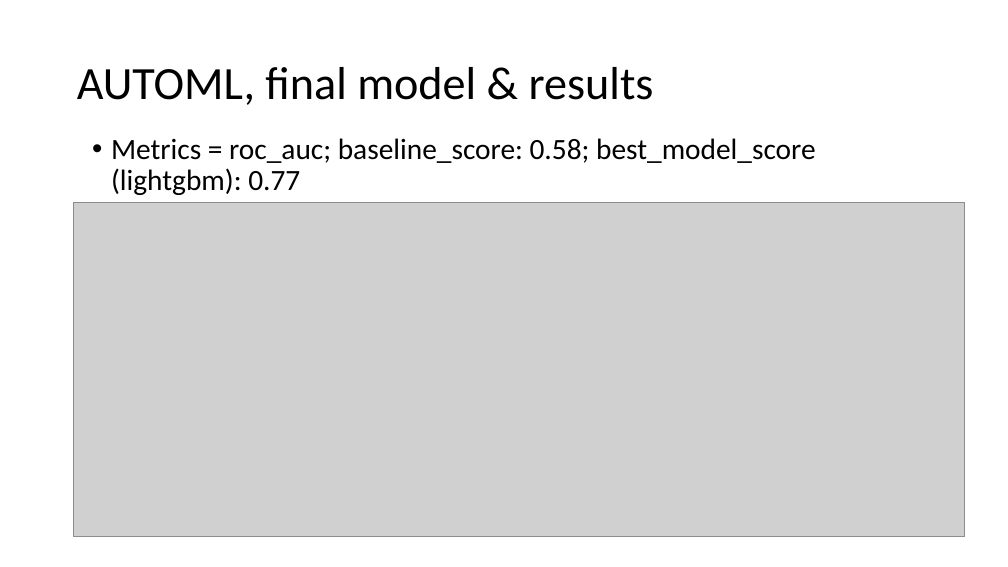
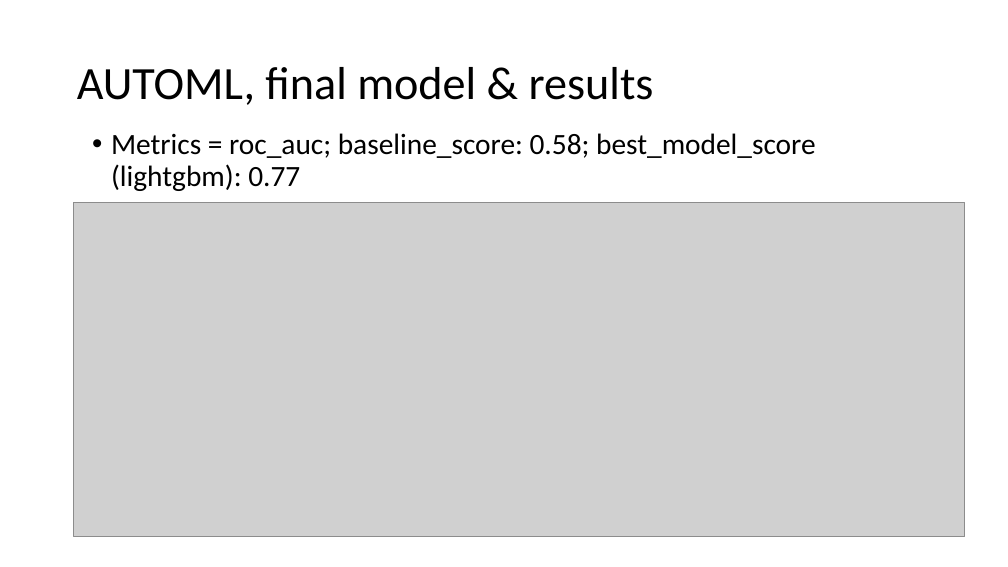
Before and after one commit to theochavannes/home-insurance, a slide deck: slide 7 of Home Insurance dataset case study.pptx. Drawn at 1008x567 pixels with LibreOffice and Linux fonts; fonts in the diff are those of the drawing; grey boxes stand for pictures. Boxes give left, top, right and bottom in pixels: in the first picture for what was removed or moved away, otherwise in the second. Text is boxed around its words. In the diff, an @@ line names an element or a change of style, - is before the commit and + after.

```diff
--- a/Home Insurance dataset case study.pptx
+++ b/Home Insurance dataset case study.pptx
@@ text "Metrics = roc_auc; baseline_score: 0.58; ..." moved from (x1=111, y1=138, x2=816, y2=195) to (x1=111, y1=133, x2=816, y2=191) @@
```
Also in this commit, not shown: 6 other slides changed, 2 slides added, 6 slides removed.
